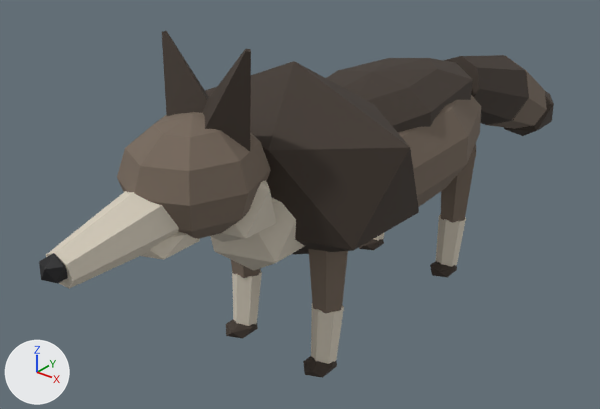
What one commit did to the glTF model public/assets/wolf.glb.
The view is the same before and after, from a 50 mm camera at (1.66, -2.41, 1.85) aimed at (-0.19, -0.1, 0.41). Every picture has the same lights, and +X, +Y and +Z are marked at lower left. The first picture is the older version. Where no turn or scale is listed for an object, it has been applied to the vertices. Vertices at exactly the same position are counted once.

In view in the first picture: 'body', 'ear_l', 'ear_r', 'head', 'leg_bl', 'leg_br', 'leg_fl', 'leg_fr', 'tail'.
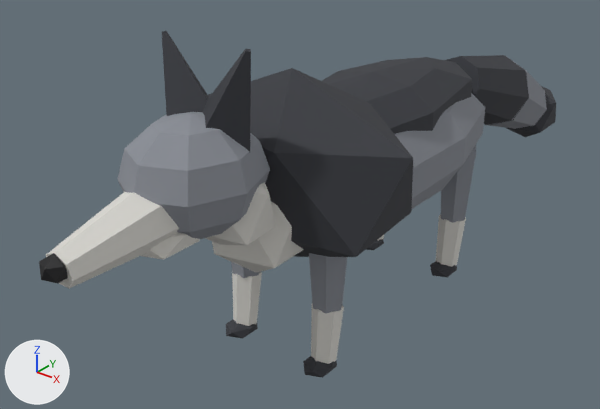
What differs and where, as boxes [x1, y1, x2, y2] in the pictures (600 x 409 px):
'body', recoloured, reshaped: before [205, 58, 481, 270]; after [208, 57, 485, 272]
'head', recoloured: [46, 112, 275, 289] in both
'tail', recoloured (brown to grey): [446, 55, 554, 136] in both
'leg_fl', recoloured: [309, 253, 347, 367] in both
'leg_bl', recoloured: [435, 145, 476, 269] in both
'leg_fr', recoloured (pale yellow to grey): [226, 262, 262, 335] in both

Patch to the scene script:
```diff
--- a/public/assets/wolf.glb.py
+++ b/public/assets/wolf.glb.py
@@ mat_wolf_grey @@
 mat_wolf_grey = principled_material('wolf_grey')
-mat_wolf_grey.base_color = (0.184, 0.141, 0.107)  # brown #77695c
+mat_wolf_grey.base_color = (0.254, 0.27, 0.305)  # grey #8a8e96
 mat_wolf_grey.roughness = 0.9
@@ me_body @@
 # used by ob_body; location = (0.0, 0.0, 0.64)
-me_body.from_pydata(...)  # 154 vertices, 288 faces; spans x -0.488..0.453, y -0.715..0.78, z -0.27..0.454
+me_body.from_pydata(...)  # 154 vertices, 288 faces; spans x -0.459..0.486, y -0.723..0.781, z -0.27..0.439
+# me_body part 1: 120 of 154 vertices moved; they spanned x -0.488..0.453, y -0.715..0.78, z -0.268..0.454 and now span x -0.459..0.486, y -0.723..0.781, z -0.264..0.439; mean shift (0.003, 0.0, -0.002); largest move (0.453, -0.371, 0.263) -> (0.486, -0.404, 0.247)
 me_body.materials.append(mat_wolf_grey)
```
